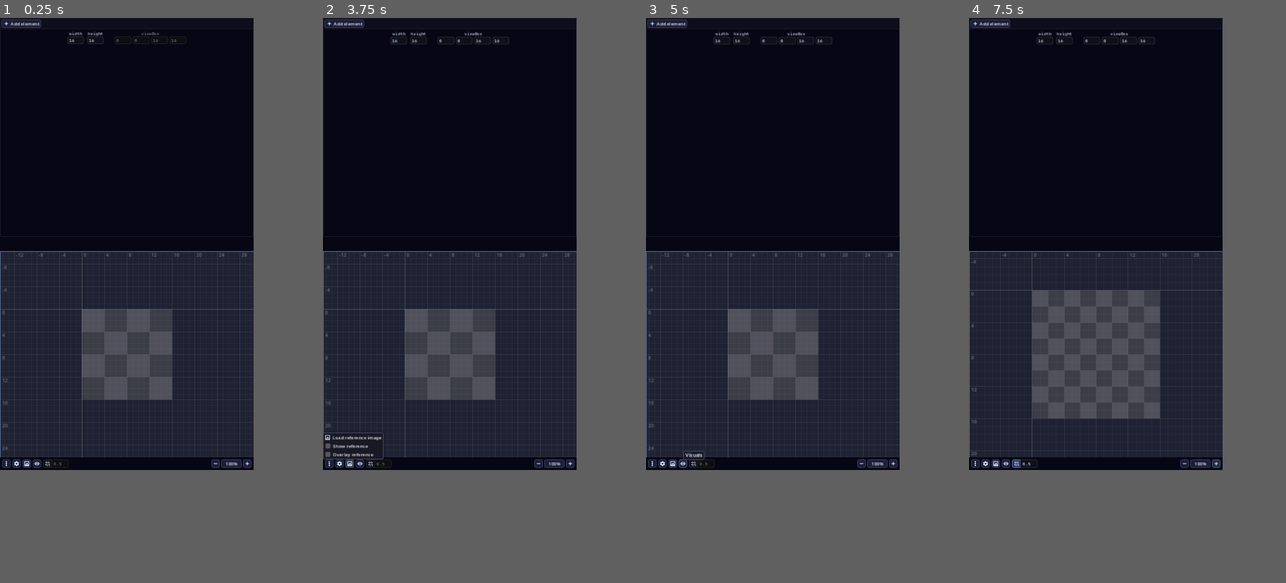
Above: before the commit, frames 1-4 (left to right).
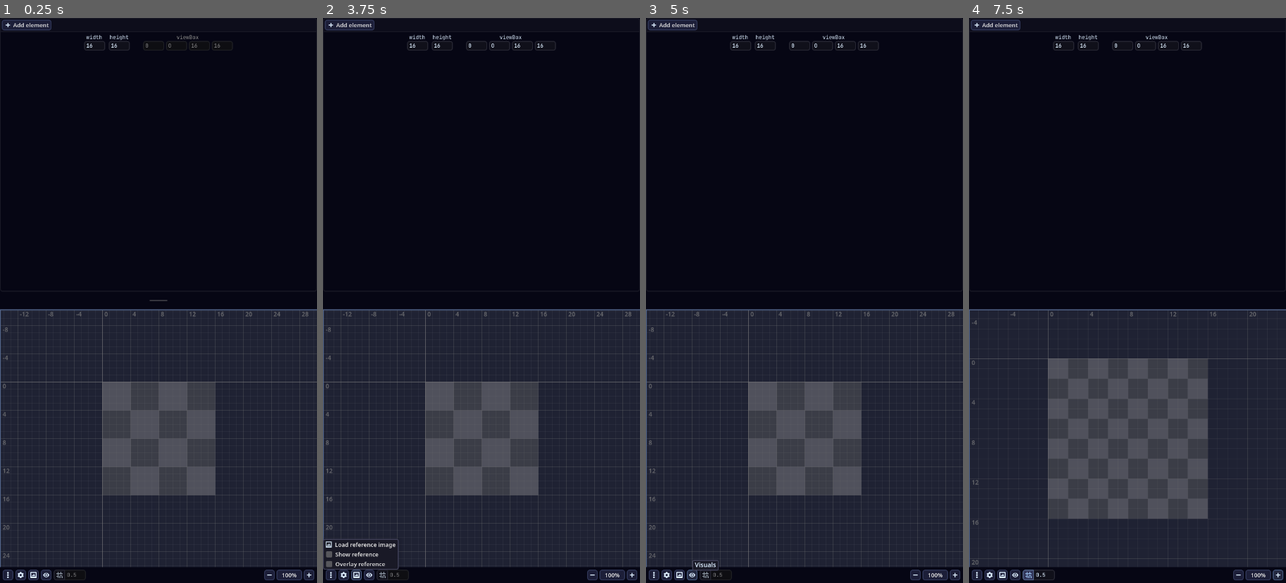
Above: after the commit, the same moments.

Repository: syntaxerror247/VectorTouch
Game: Godot game, scene res://src/portrait_ui/main_scene.tscn
Same seed, same stepped clock (60 frames per second), same inputs: the game is played once before the commit and once after it.
Inputs (mouse positions are in pixels of both pictures, inside the frame that each line leads up to):
- Up to frame 1 (0.25 s): no input
- Up to frame 2 (3.75 s): click "Add element" at 0.5 s; click "width" at 1.25 s; click "height" at 2 s; click "viewBox" at 2.75 s; click (348, 464) at 3.5 s
- Up to frame 3 (5 s): click (684, 464) at 4.25 s
- Up to frame 4 (7.5 s): click (1016, 464) at 5 s; click (1184, 464) at 5.75 s; click "100%" at 6.5 s; click (1216, 464) at 7.25 s
The window is 360x640 before the commit and 450x800 after it. Grey fills any space a smaller window leaves; there, only what the larger window draws over its background counts as a difference.

The runs differ from the first frame. In frame 1, 32% of the frame differs, in the area x 0-100%, y 0-100%; in frame 2, 32%; in frame 3, 32%; in frame 4, 36%.

Commit message:
Rework update_ui_scale() logic

Diff:
--- a/src/autoload/HandlerGUI.gd
+++ b/src/autoload/HandlerGUI.gd
@@ -274,29 +274,21 @@
 	# How much can the default size be increased before it takes all usable screen space.
 	var max_expansion := Vector2(usable_screen_size) / Vector2(window_default_size)
 	var max_scale := snappedf(minf(max_expansion.x, max_expansion.y) - 0.125, 0.25)
-	var min_scale := snappedf(max_scale / 2.0 - 0.125, 0.25)
-
-	var final_scale := Configs.savedata.ui_scale
-	if Configs.savedata.auto_ui_scale:
-		# The wider the screen, the bigger the automatically chosen UI scale.
-		var aspect_ratio := float(usable_screen_size.x) / usable_screen_size.y
-		var auto_scale := max_scale * clampf(aspect_ratio * 0.375, 0.6, 0.8)
-		if OS.get_name() == "Android":
-			auto_scale *= 1.1  # Default to giving mobile a bit more space.
-		final_scale = snappedf(final_scale * auto_scale, 0.25)
-	final_scale = clampf(final_scale, min_scale, max_scale)
-
+	if OS.get_name() == "Android":
+		# This is a temporary fix for smaller UI scale on Android.
+		# TODO Update this logic after moving to Godot 4.4
+		max_scale *= 1.1
+	var final_scale := minf(Configs.savedata.ui_scale * _calculate_auto_scale(), max_scale)
 	var resize_factor := final_scale / old_scale_factor
+
 	if not OS.get_name() in ["Android", "Web"]:
-		if window.mode == Window.MODE_WINDOWED:
+		# TODO Check later if this workaround is still necessary for Windows.
+		if OS.get_name() != "Windows" or window.mode == Window.MODE_WINDOWED:
 			# The window's minimum size can mess with the size change, so we set it to zero.
 			window.min_size = Vector2i.ZERO
-			window.size = Vector2i(mini(int(window.size.x * resize_factor),
-					usable_screen_size.x), mini(int(window.size.y * resize_factor),
-					usable_screen_size.y))
+			window.size *= resize_factor
 		window.min_size = window_default_size * final_scale
 	window.content_scale_factor = final_scale
-
 
 func open_update_checker() -> void:
 	var confirmation_dialog = ConfirmDialog.instantiate()
@@ -332,6 +324,45 @@
 				"The graphic can only be exported as SVG because its size is not defined. Do you want to proceed?"),
 				Translator.translate("Export"), FileUtils.open_export_dialog.bind(svg_export_data))
 
+func _calculate_auto_scale() -> float:
+	if not Configs.savedata.auto_ui_scale:
+		return 1.0
+
+	# Credit: Godots (MIT, by MakovWait and contributors)
+
+	var screen := DisplayServer.window_get_current_screen()
+	if DisplayServer.screen_get_size(screen) == Vector2i():
+		return 1.0
+
+	# Use the smallest dimension to use a correct display scale on portrait displays.
+	var smallest_dimension := mini(DisplayServer.screen_get_size(screen).x,
+			DisplayServer.screen_get_size(screen).y)
+
+	var dpi :=  DisplayServer.screen_get_dpi(screen)
+	if dpi != 72:
+		if dpi < 72:
+			return 0.75
+		elif dpi <= 96:
+			return 1.0
+		elif dpi <= 120:
+			return 1.25
+		elif dpi <= 160:
+			return 1.5
+		elif dpi <= 200:
+			return 2.0
+		elif dpi <= 240:
+			return 2.5
+		elif dpi <= 320:
+			return 3.0
+		elif dpi <= 480:
+			return 4.0
+		else:  # dpi > 480
+			return 5.0
+	elif smallest_dimension >= 1700:
+		# Likely a hiDPI display, but we aren't certain due to the returned DPI.
+		# Use an intermediate scale to handle this situation.
+		return 1.5
+	return 1.0
 
 # Helpers
 
